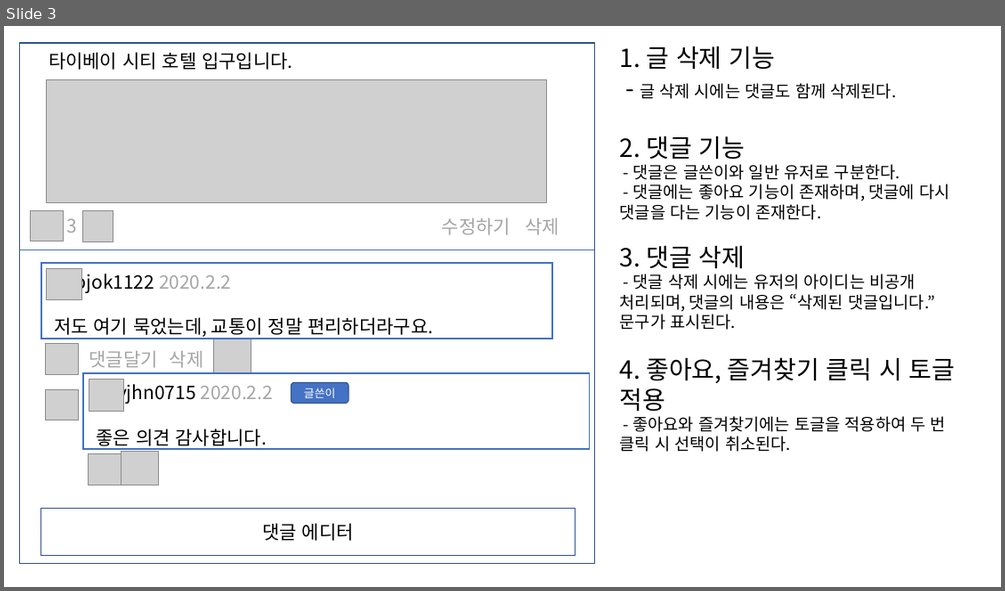
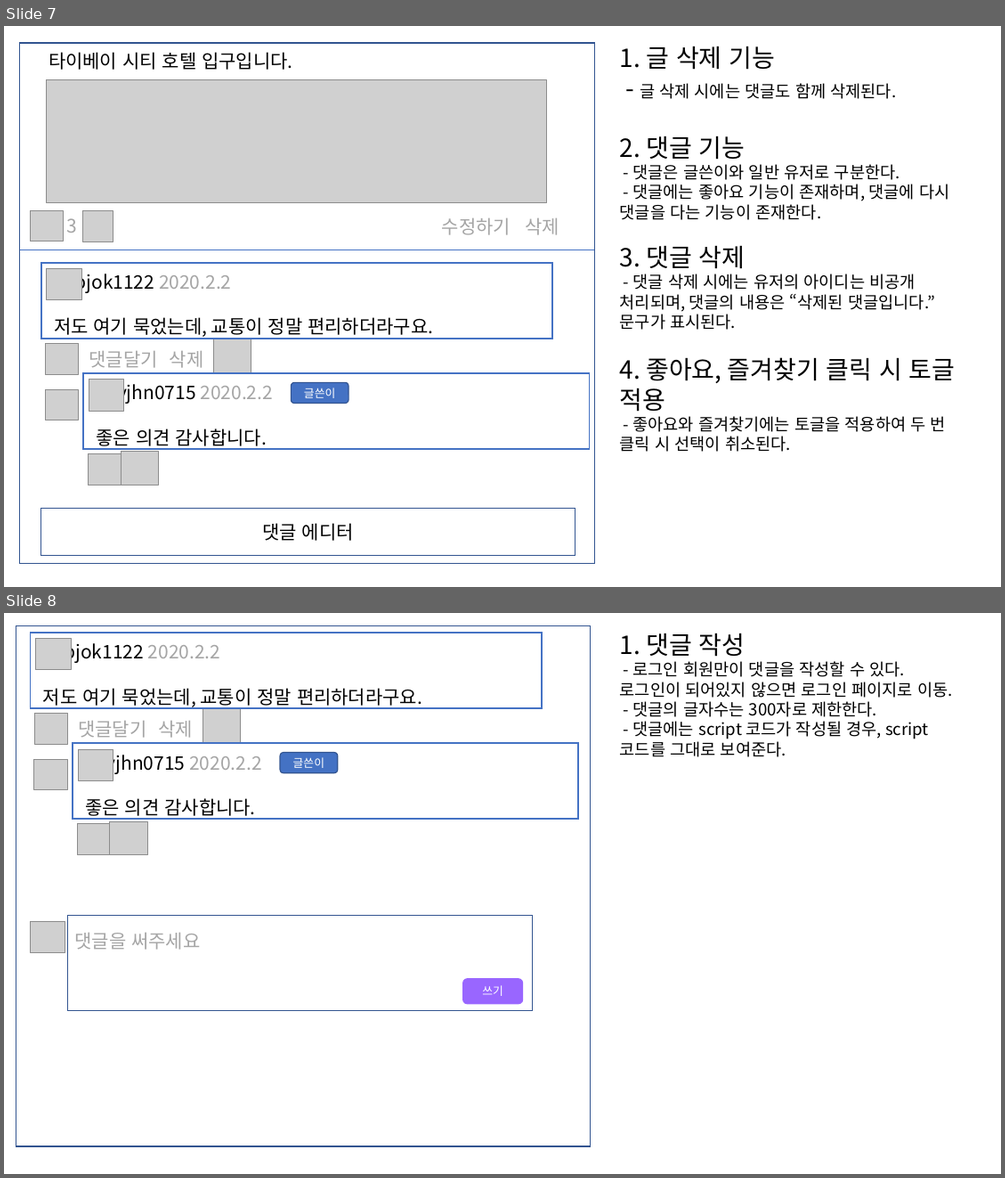
Before and after one commit to pjok1122/travel-community, a slide deck: 화면 기획서.pptx. Shown one above the other, each under a label of ours: slide 3 before the commit, slides 7 and 8 after it. The pictures are 1005x591 and 1005x1178 pixels, drawn with LibreOffice and Linux fonts; fonts in the diff are those of the drawing; grey boxes stand for pictures. Boxes give left, top, right and bottom in pixels: in the first picture for what was removed or moved away, otherwise in the second. Text is boxed around its words. In the diff, an @@ line names an element or a change of style, - is before the commit and + after.

Commit message:
script escape 구현

```diff
--- a/화면 기획서.pptx
+++ b/화면 기획서.pptx
@@ slide 8 added at box(4, 613, 1001, 1174), background #FFFFFF @@
@@ rectangle added at box(16, 625, 591, 1146), fill #FFFFFF, outline #325491 1 pt @@
@@ rectangle added at box(30, 633, 542, 708), outline #4472C4 1.5 pt @@
@@ picture added at box(35, 639, 71, 670) @@
@@ text added at box(620, 633, 953, 757), 16 pt, text #000000 @@
+1. 댓글 작성
+- 로그인 회원만이 댓글을 작성할 수 있다. 로그인이 되어있지 않으면 로그인 페이지로 이동.
+- 댓글의 글자수는 300자로 제한한다.
+- 댓글에는 script 코드가 작성될 경우, script 코드를 그대로 보여준다.
@@ text added at box(43, 640, 422, 708), 18 pt, text #000000 @@
+pjok1122 2020.2.2
+저도 여기 묵었는데, 교통이 정말 편리하더라구요.
@@ picture added at box(34, 714, 67, 745) @@
@@ picture added at box(202, 709, 241, 742) @@
@@ rectangle added at box(73, 743, 578, 819), outline #4472C4 1.5 pt @@
@@ text added at box(78, 721, 146, 738), 18 pt, text #A5A5A5 @@
+댓글달기
@@ text added at box(159, 721, 194, 738), 18 pt, text #A5A5A5 @@
+삭제
@@ picture added at box(34, 759, 67, 789) @@
@@ picture added at box(78, 749, 113, 780) @@
@@ text added at box(85, 751, 262, 819), 18 pt, text #000000 @@
+yjhn0715 2020.2.2
+좋은 의견 감사합니다.
@@ rounded rectangle added at box(280, 752, 338, 773), fill #4472C4, outline #325491 1 pt, 11 pt, text #FFFFFF @@
+글쓴이
@@ picture added at box(77, 824, 110, 855) @@
@@ picture added at box(110, 821, 147, 854) @@
@@ picture added at box(30, 921, 65, 952) @@
@@ rectangle added at box(67, 915, 532, 1011), outline #325491 1 pt, 18 pt, text #A5A5A5 @@
+댓글을 써주세요
@@ rounded rectangle added at box(463, 979, 523, 1004), fill #9966FF, outline #9966FF 1 pt, 11 pt, text #FFFFFF @@
+쓰기
@@ what was slide 3 is now slide 7 @@
```
Also in this commit, not shown: 4 slides changed, 3 other slides added, 10 other files.
